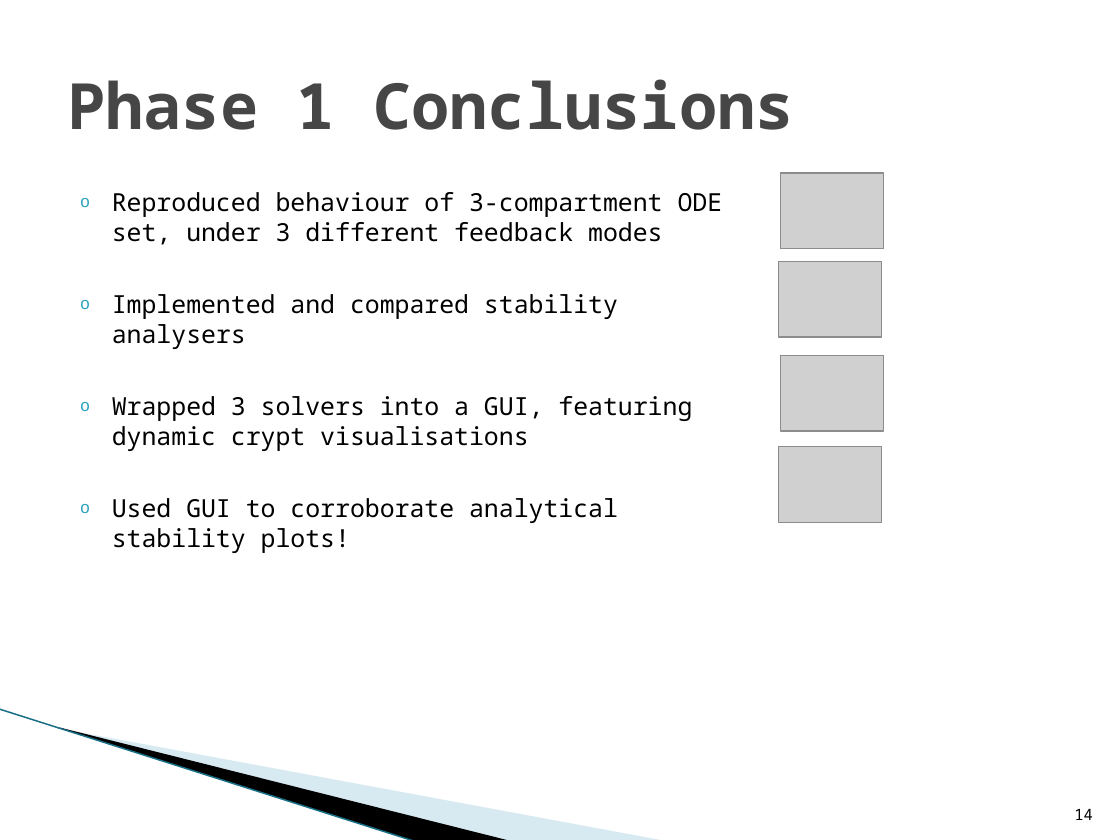
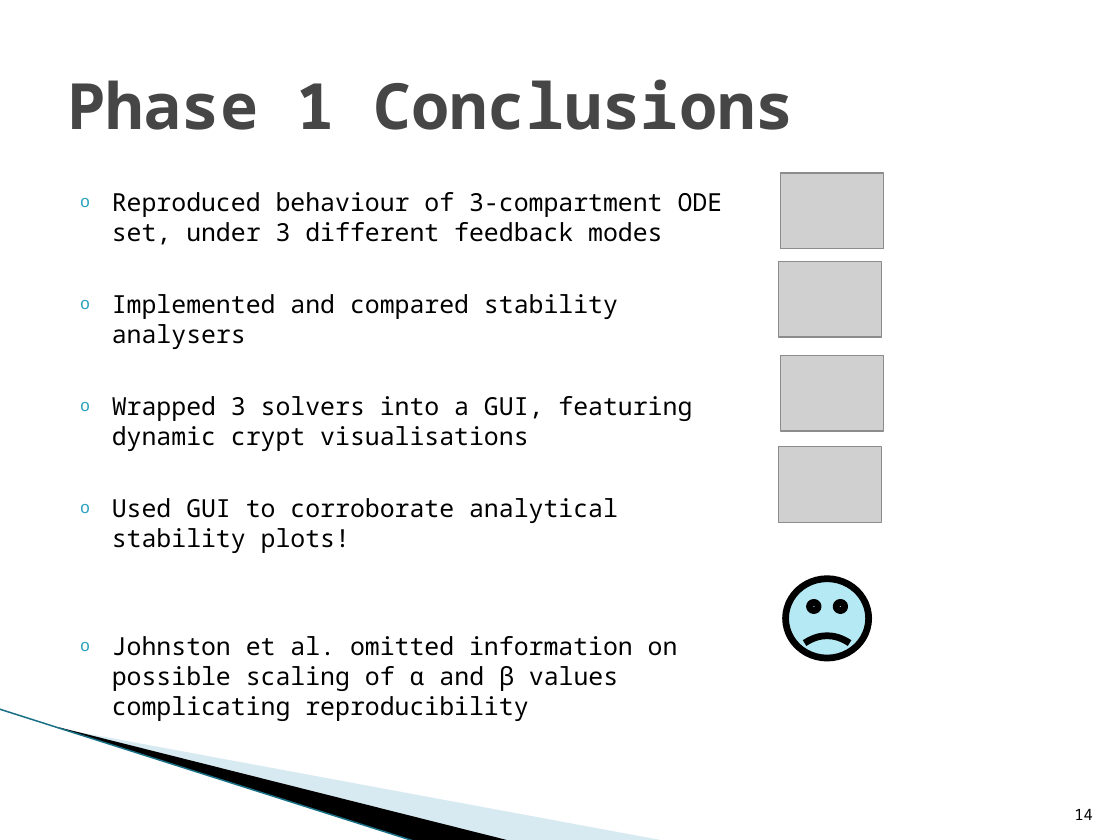
Before and after one commit to jleem10/GroupD_Phase2, a slide deck: slide 14 of PresentationPhase1.pptx. Drawn at 1120x840 pixels with LibreOffice and Linux fonts; fonts in the diff are those of the drawing; grey boxes stand for pictures; background and template pictures are left out. Boxes give left, top, right and bottom in pixels: in the first picture for what was removed or moved away, otherwise in the second. Text is boxed around its words. In the diff, an @@ line names an element or a change of style, - is before the commit and + after.

Commit message:
added a critique point for Johnston et al in pres

```diff
--- a/PresentationPhase1.pptx
+++ b/PresentationPhase1.pptx
@@ smiley face added at (x1=785, y1=579, x2=868, y2=659), fill #B5E9F4, outline #000000 4.33 pt @@
@@ text at (x1=112, y1=636, x2=678, y2=721): paragraph added @@
+o Johnston et al. omitted information on possible scaling of α and β values complicating reproducibility
```
